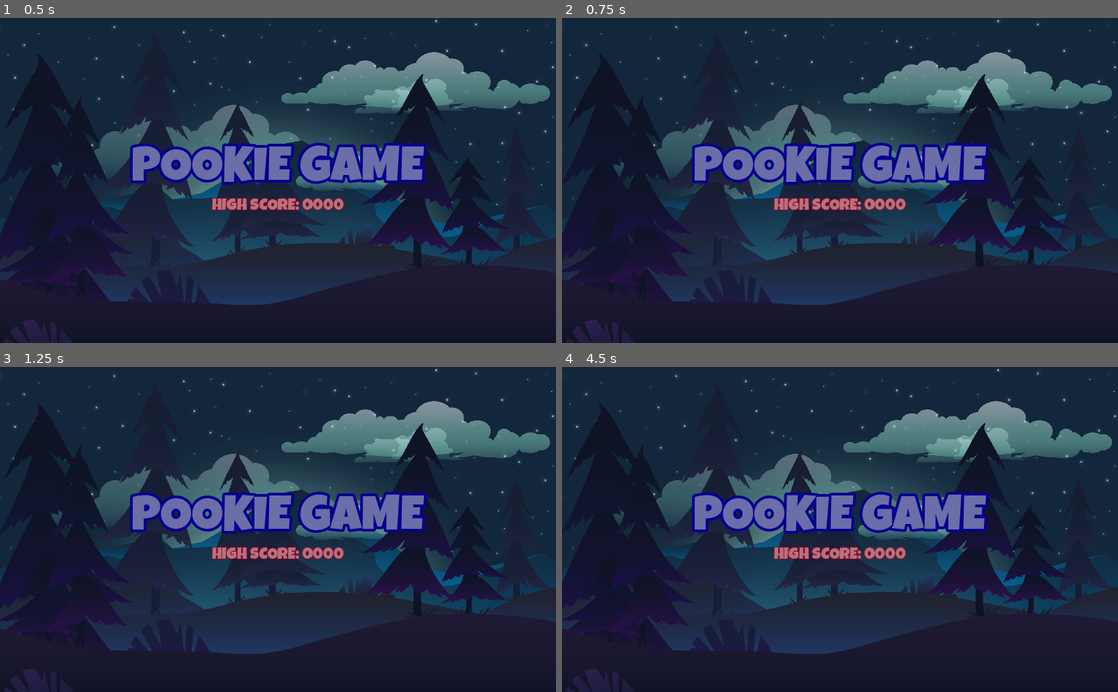
Above: before the commit, frames 1-4 (two rows, left to right).
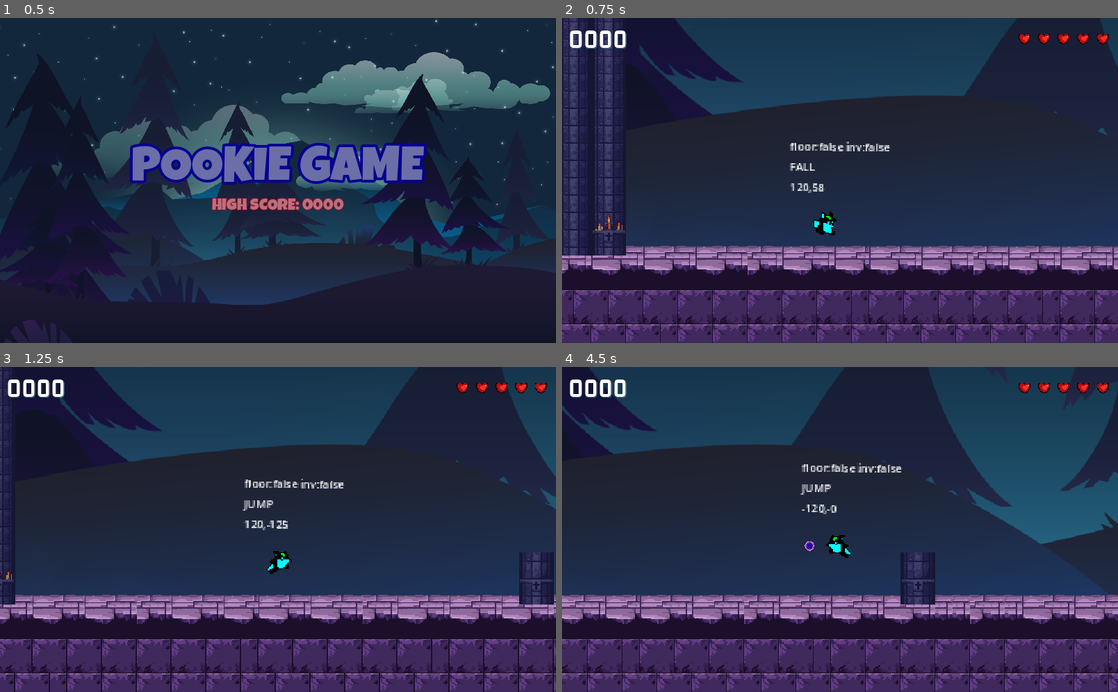
Above: after the commit, the same moments.

Repository: eugencic/PookieGame
Game: Godot game, scene res://main/main.tscn
Same seed, same stepped clock (60 frames per second), same inputs: the game is played once before the commit and once after it.
Inputs (mouse positions are in pixels of both pictures, inside the frame that each line leads up to):
- Up to frame 1 (0.5 s): no input
- Up to frame 2 (0.75 s): tap Enter at 0.5 s; move the mouse to (962, 164) at 0.52 s; hold D (right) from 0.53 s (still down); tap Space (jump) at 0.6 s
- Up to frame 3 (1.25 s): keep holding D (right); tap Space (jump) at 0.77, 1.07 s
- Up to frame 4 (4.5 s): move the mouse to (728, 545) at 1.27 s; click (728, 545) at 1.35 s; tap Space (jump) at 1.52, 1.55, 1.82, 2.1, 3.02, 3.05, 3.32, 3.6, 3.77, 4.07 s; move the mouse to (895, 458) at 2.02 s; release D (right) at 2.03 s; hold A (left) 2.03-2.78 s; move the mouse to (812, 594) at 2.77 s; hold D (right) 2.78-4.28 s; click (812, 594) at 2.85 s; move the mouse to (1006, 578) at 3.52 s; move the mouse to (673, 480) at 4.27 s; hold A (left) from 4.28 s (still down); click (673, 480) at 4.35 s

Frame 1 is identical in both runs. In frame 2, 56% of the frame differs, in the area x 0-100%, y 0-100%; in frame 3, 54%; in frame 4, 59%.

Commit message:
add navigation

Diff:
--- /dev/null
+++ b/main/main.gd
@@ -0,0 +1,12 @@
+extends CanvasLayer
+
+
+# Called when the node enters the scene tree for the first time.
+func _ready():
+	Engine.time_scale = 1
+
+
+# Called every frame. 'delta' is the elapsed time since the previous frame.
+func _process(delta):
+	if Input.is_action_just_pressed("jump") == true:
+		GameManager.load_next_level_scene()
--- a/main/main.tscn
+++ b/main/main.tscn
@@ -1,5 +1,6 @@
-[gd_scene load_steps=6 format=3 uid="uid://yul2nv08hb5w"]
+[gd_scene load_steps=7 format=3 uid="uid://yul2nv08hb5w"]
 
+[ext_resource type="Script" path="res://main/main.gd" id="1_ayqq5"]
 [ext_resource type="Texture2D" uid="uid://coraqsb7qeqbr" path="res://assets/backgrounds/game_background_3/game_background_3.1.png" id="1_ysyyu"]
 [ext_resource type="FontFile" uid="uid://d26q4223l20s3" path="res://assets/fonts/LuckiestGuy-Regular.ttf" id="2_uu1gw"]
 [ext_resource type="AudioStream" uid="uid://djtc6agkkp0j6" path="res://assets/sound/after_dark.ogg" id="3_ytx8k"]
@@ -19,6 +20,7 @@
 outline_color = Color(0.537255, 0.0431373, 0.2, 1)
 
 [node name="Main" type="CanvasLayer"]
+script = ExtResource("1_ayqq5")
 
 [node name="TextureRect" type="TextureRect" parent="."]
 anchors_preset = 15
--- a/singletons/game_manager.gd
+++ b/singletons/game_manager.gd
@@ -1,3 +1,29 @@
 extends Node
 
 const GROUP_PLAYER: String = "player"
+
+const TOTAL_LEVELS: int = 3
+const MAIN_SCENE: PackedScene = preload("res://main/main.tscn")
+
+var _current_level: int = 0
+var _level_scenes = {}
+
+func _ready():
+	init_level_scenes()
+
+func init_level_scenes() -> void:
+	for ln in range(1, TOTAL_LEVELS + 1):
+		_level_scenes[ln] = load("res://level_base/levels/level_%s.tscn" % ln)
+
+func load_main_scene() -> void:
+	_current_level = 0
+	get_tree().change_scene_to_packed(MAIN_SCENE)
+
+func load_next_level_scene() -> void:
+	set_next_level()
+	get_tree().change_scene_to_packed(_level_scenes[_current_level])
+
+func set_next_level() -> void:
+	_current_level += 1
+	if _current_level > TOTAL_LEVELS:
+		_current_level = 1
